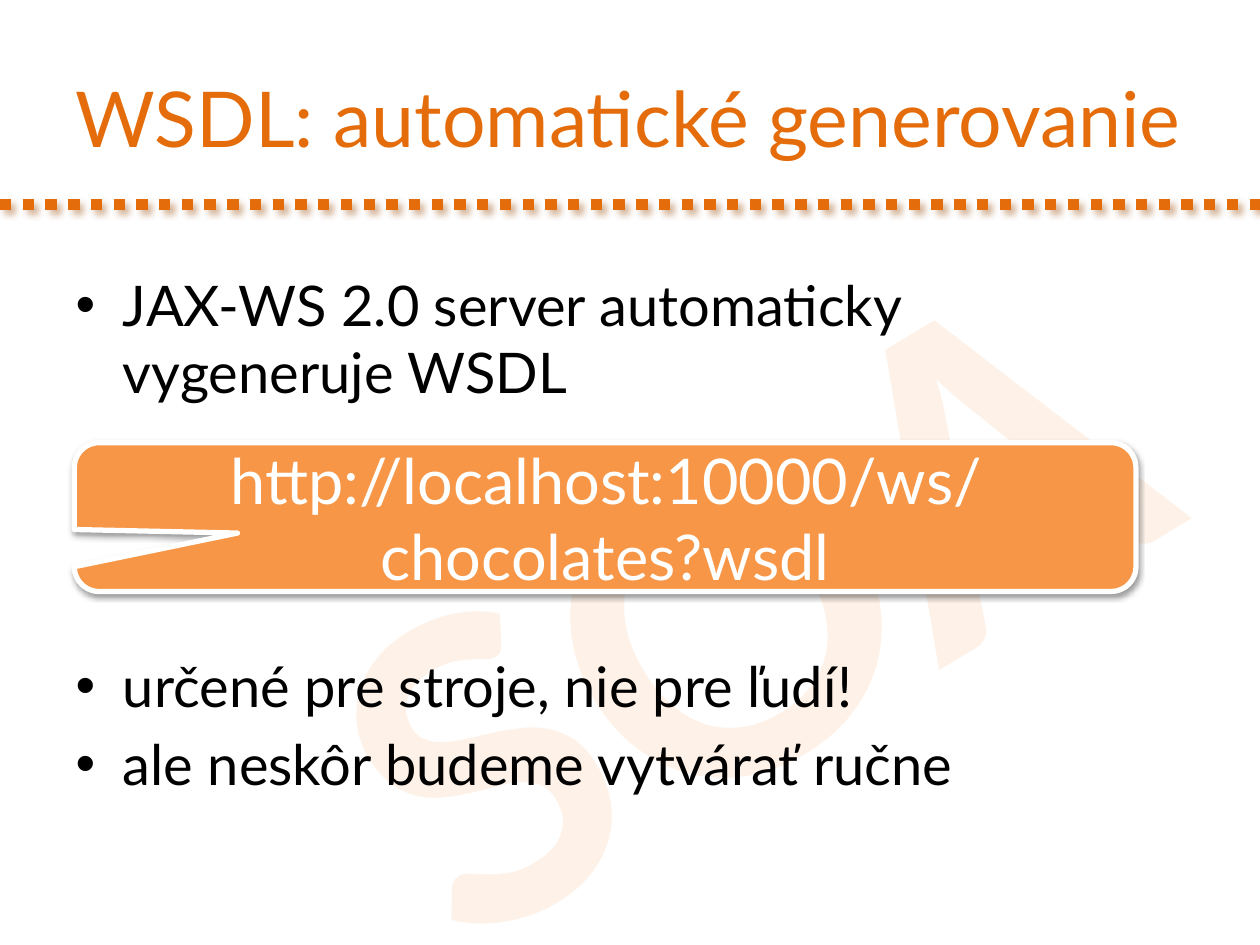
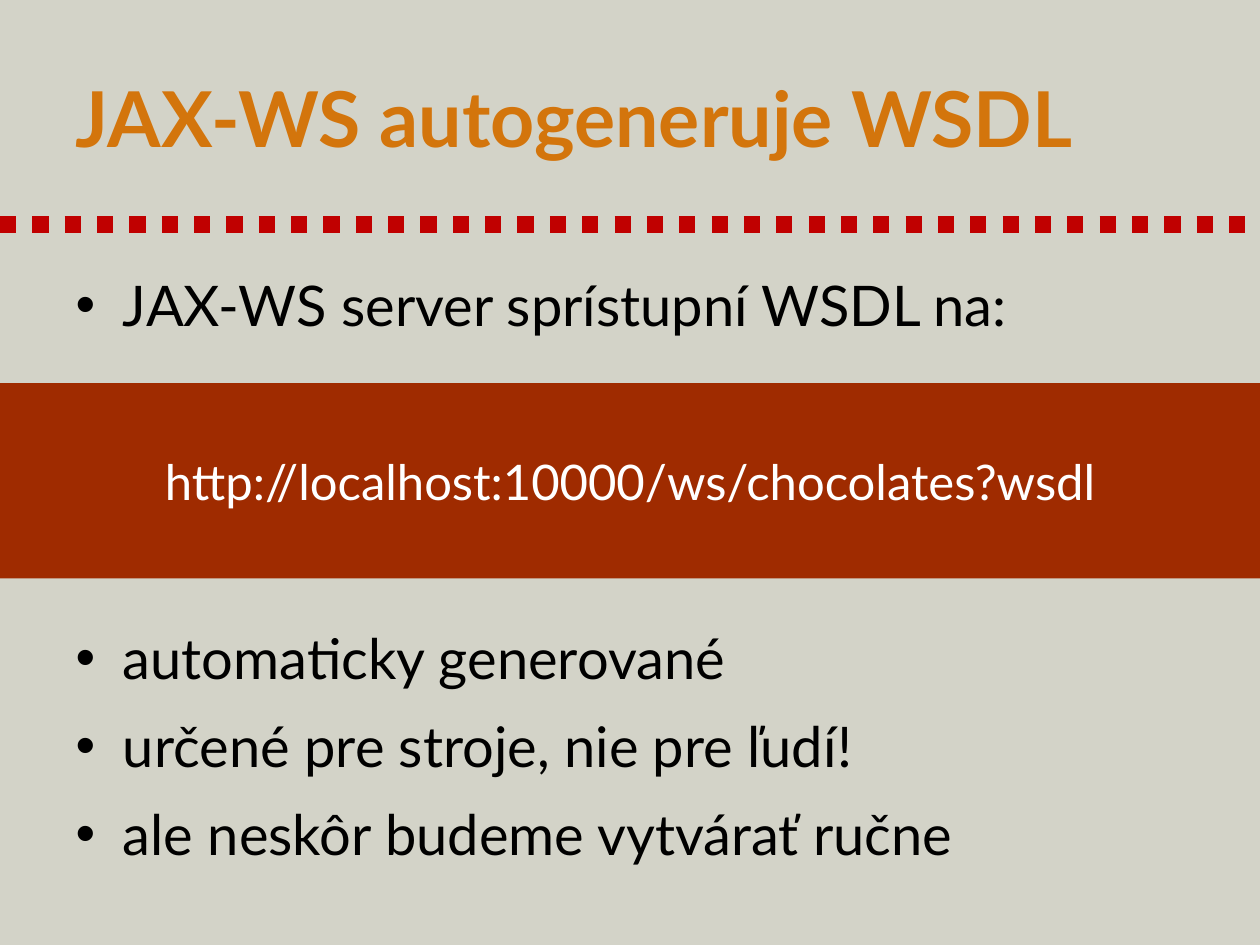
Before and after one commit to novotnyr/kopr-portal, a slide deck: slide 24 of content/soap-web-services/kopr-soap-web-services.pptx (slide 19 before the commit). Drawn at 1260x945 pixels with LibreOffice and Linux fonts; fonts in the diff are those of the drawing. Boxes give left, top, right and bottom in pixels: in the first picture for what was removed or moved away, otherwise in the second. Text is boxed around its words. In the diff, an @@ line names an element or a change of style, - is before the commit and + after.

Commit message:
Slajdy k SOAP aktualizovane do 2022

```diff
--- a/content/soap-web-services/kopr-soap-web-services.pptx
+++ b/content/soap-web-services/kopr-soap-web-services.pptx
@@ background #FFFFFF to #D3D3C8 @@
@@ text removed at (233,65,1260,945) @@
-SOAP
@@ title at (76,90,1072,160): text changed; text colour #E46C0A to #D3750C; bold on @@
-WSDL: automatické generovanie
+JAX-WS autogeneruje WSDL
@@ line moved from (0, 204) - (1260, 204) to (0, 224) - (1260, 224) @@
@@ line (0, 224) - (1260, 224): stroke #E46C0A 6.5 pt dashed to #C00000 9.25 pt dashed @@
@@ text at (123,285,1007,689): text changed @@
-• JAX-WS 2.0 server automaticky vygeneruje WSDL
+• JAX-WS server sprístupní WSDL na:
+• automaticky generované
@@ rectangle "http://localhost:10000/ws/chocolates?wsdl": place and size @@
-rectangle "http://localhost:10000/ws/chocolates?wsdl" at (74,442,1137,591)
+rectangle "http://localhost:10000/ws/chocolates?wsdl" at (0,383,1260,578)
@@ rectangle "http://localhost:10000/ws/chocolates?wsdl" at (0,383,1260,578): size 36 to 28 pt; more space between paragraphs; rounded speech box to rectangle; fill #F79646 to #9F2B00; outline #FFFFFF 3 pt to none; shadow off @@
@@ text at (123,725,952,865): more space between paragraphs @@
```
Also in this commit, not shown: 42 other slides changed, 18 slides added, 40 slides removed, 1 other file.
